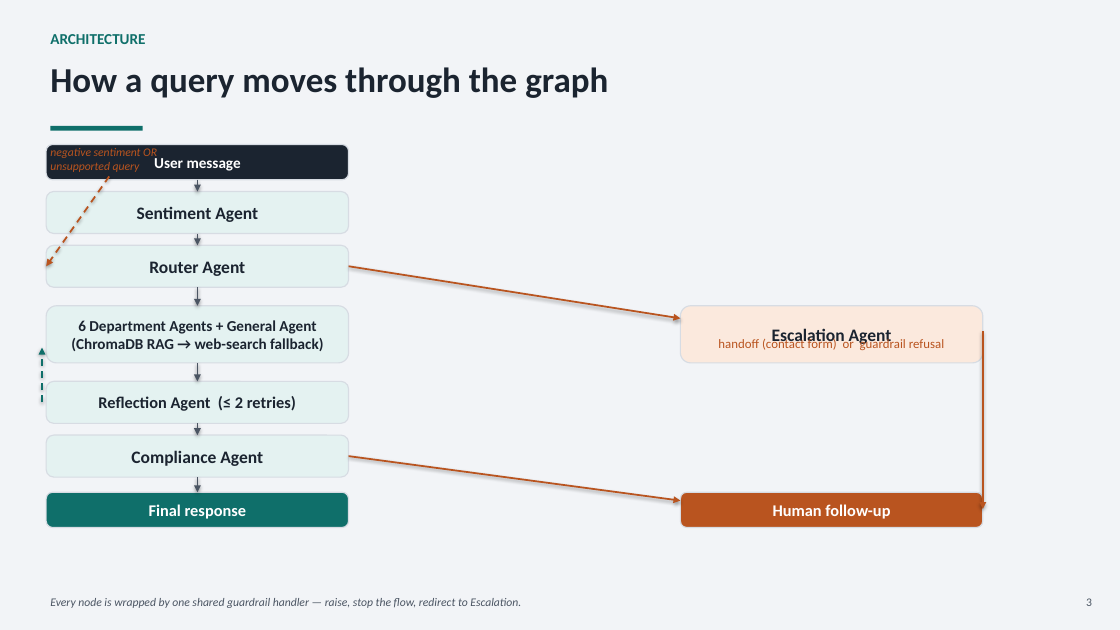
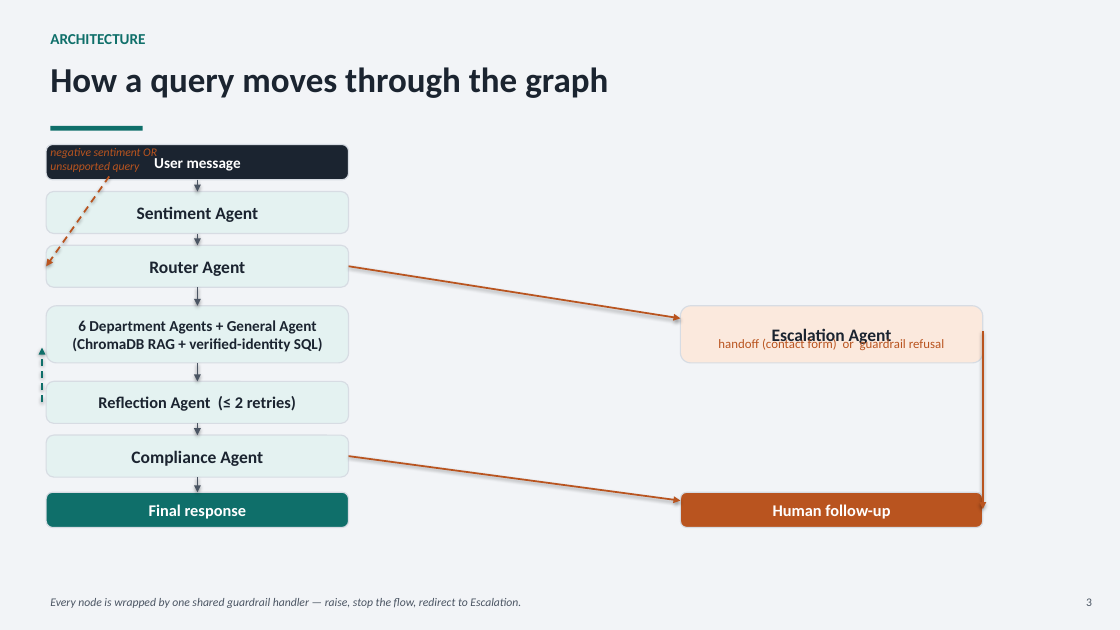
Before and after one commit to Anuj3126/agentic-support-assistant, a slide deck: slide 3 of ShopUNow_Capstone_Presentation.pptx. Drawn at 1120x630 pixels with LibreOffice and Linux fonts; fonts in the diff are those of the drawing. Boxes give left, top, right and bottom in pixels: in the first picture for what was removed or moved away, otherwise in the second. Text is boxed around its words. In the diff, an @@ line names an element or a change of style, - is before the commit and + after.

Commit message:
Update capstone presentation to match the current implementation
Covers what's shipped since the initial deck: SQL-injection guardrail,
verified-identity login (replacing the old composed thread_id), SQLite in the
tech stack, and current test counts (88 total). Testing slide's "bugs found"
now leads with the identity-spoofing and web-search-crash fixes.

```diff
--- a/ShopUNow_Capstone_Presentation.pptx
+++ b/ShopUNow_Capstone_Presentation.pptx
@@ text at (x1=72, y1=338, x2=323, y2=352): text changed @@
-(ChromaDB RAG → web-search fallback)
+(ChromaDB RAG + verified-identity SQL)
```
Also in this commit, not shown: 6 other slides changed.
